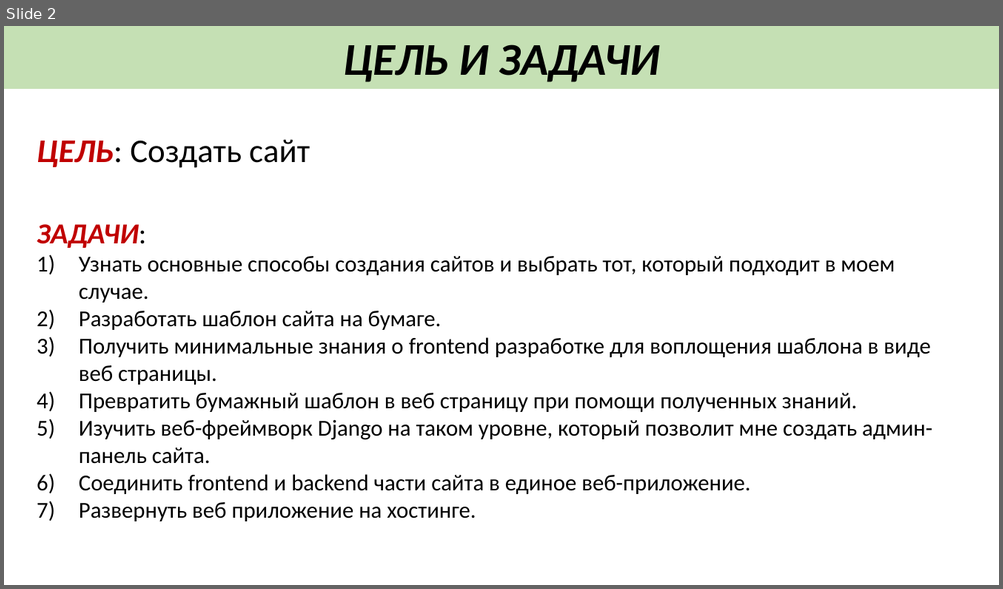
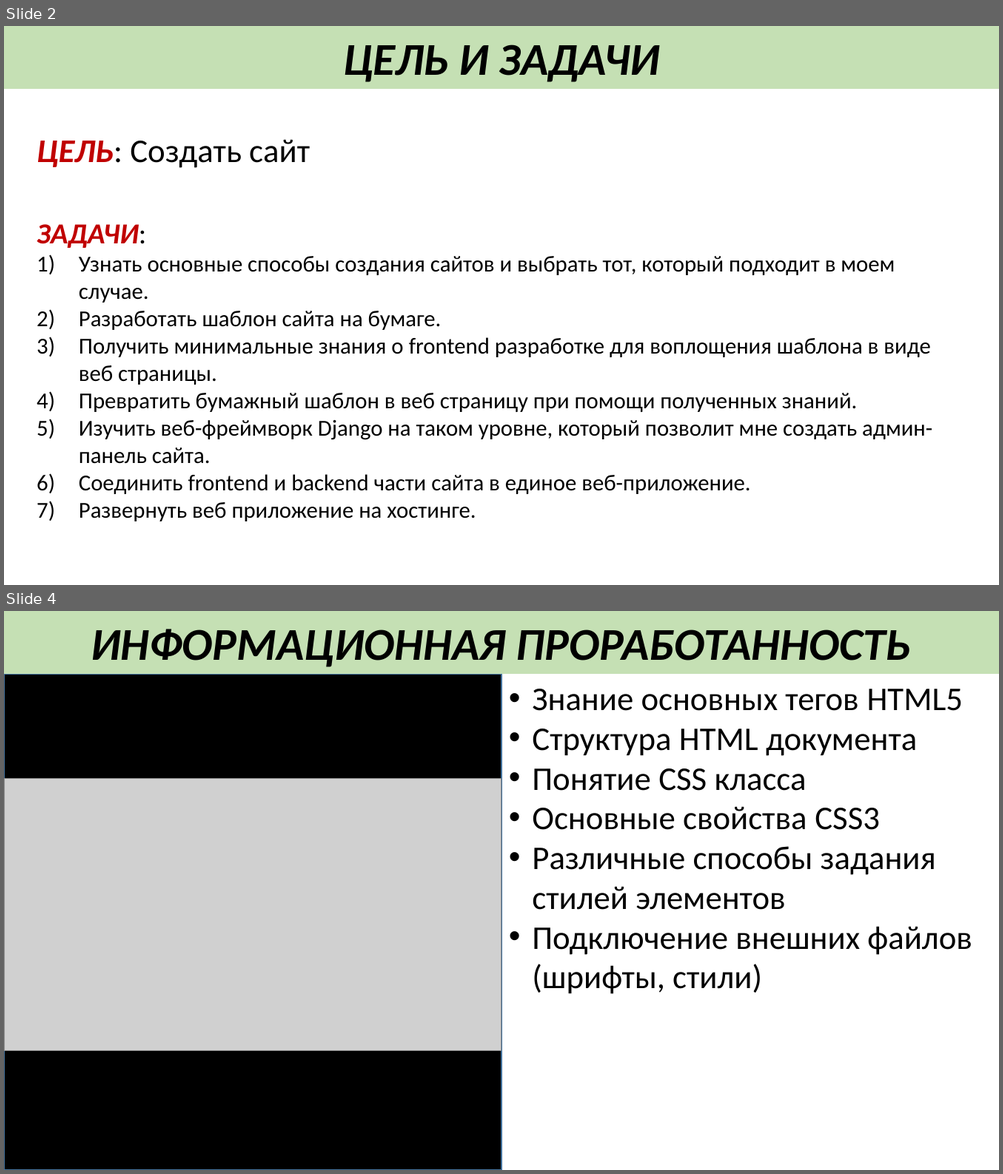
Before and after one commit to Wayodeni/schoolproject-docs, a slide deck: protection/new-style/Свиридов Лев 11Ф Защита проекта.pptx. Shown one above the other, each under a label of ours: slide 2 before the commit, slides 2 and 4 after it; the slides between them are not shown. The pictures are 1003x589 and 1003x1174 pixels, drawn with LibreOffice and Linux fonts; fonts in the diff are those of the drawing; grey boxes stand for pictures. Boxes give left, top, right and bottom in pixels: in the first picture for what was removed or moved away, otherwise in the second. Text is boxed around its words. In the diff, an @@ line names an element or a change of style, - is before the commit and + after.

```diff
--- a/protection/new-style/Свиридов Лев 11Ф Защита проекта.pptx
+++ b/protection/new-style/Свиридов Лев 11Ф Защита проекта.pptx
@@ slide 4 added at (4, 611, 999, 1170), background #FFFFFF @@
@@ rectangle added at (4, 611, 999, 674), fill #C5E0B4, 44 pt, text #000000, bold, italic @@
+ИНФОРМАЦИОННАЯ ПРОРАБОТАННОСТЬ
@@ rectangle added at (4, 674, 502, 1170), fill #000000, outline #43739E 1 pt @@
@@ text added at (532, 689, 972, 994), 32 pt, text #000000 @@
+• Знание основных тегов HTML5
+• Структура HTML документа
+• Понятие CSS класса
+• Основные свойства CSS3
+• Различные способы задания стилей элементов
+• Подключение внешних файлов (шрифты, стили)
@@ picture added at (4, 779, 502, 1051) @@
```
Also in this commit, not shown: 2 slides changed, 3 other slides added, 1 slide removed, 7 other files.
